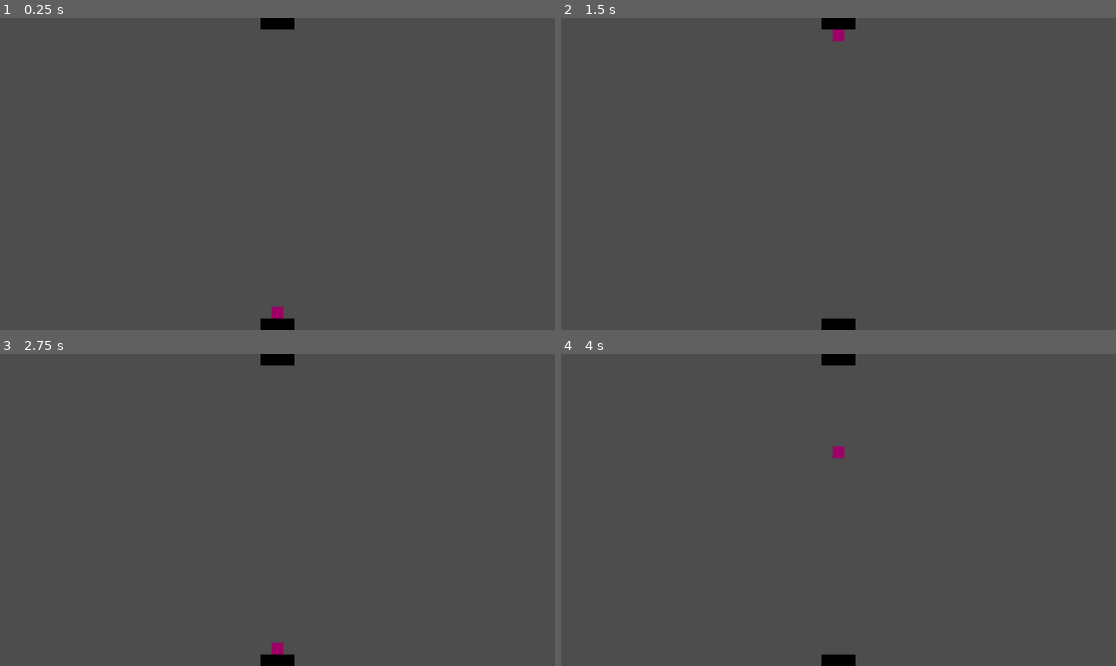
Above: before the commit, frames 1-4 (two rows, left to right).
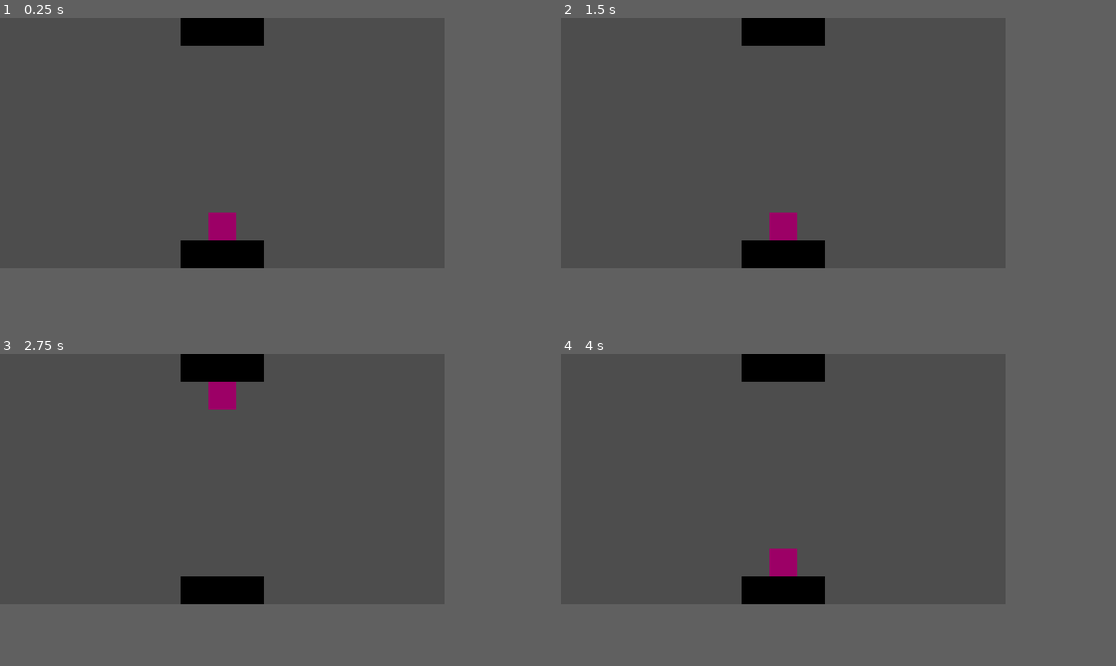
Above: after the commit, the same moments.

Repository: SpoopCats/FiniteStateMachine
Game: Godot game, scene res://scenes/main.tscn
Same seed, same stepped clock (60 frames per second), same inputs: the game is played once before the commit and once after it.
Inputs:
- Up to frame 1 (0.25 s): no input
- Up to frame 2 (1.5 s): tap Enter (ui_accept) at 0.5, 0.77 s
- Up to frame 3 (2.75 s): tap Enter (ui_accept) at 1.52 s
- Up to frame 4 (4 s): tap Enter (ui_accept) at 2.75, 3.02, 3.77 s
The window is 799x449 before the commit and 640x360 after it. Grey fills any space a smaller window leaves; there, only what the larger window draws over its background counts as a difference.

The runs differ from the first frame. In frame 1, 3.6% of the frame differs, in the area x 32-54%, y 0-100%; in frame 2, 3.6%; in frame 3, 3.6%; in frame 4, 3.6%.

Commit message:
Configured screen for pixel art
2d render set to snap to nearest.
1920 x 1080 / 3 = 640 x 360.
Readjusted player and pedestals to correct positions on this new screen. They still need to be resized.

Diff:
--- a/project.godot
+++ b/project.godot
@@ -16,5 +16,11 @@
 
 [display]
 
-window/size/viewport_width=1920
-window/size/viewport_height=1080
+window/size/viewport_width=640
+window/size/viewport_height=360
+window/size/mode=3
+window/stretch/mode="viewport"
+
+[rendering]
+
+2d/snap/snap_2d_transforms_to_pixel=true
--- a/scenes/main.tscn
+++ b/scenes/main.tscn
@@ -6,10 +6,10 @@
 [node name="Main" type="Node2D"]
 
 [node name="TopPedestal" parent="." instance=ExtResource("1_ci7hf")]
-position = Vector2(960, 20)
+position = Vector2(320, 20)
 
 [node name="BtmPedestal" parent="." instance=ExtResource("1_ci7hf")]
-position = Vector2(960, 1060)
+position = Vector2(320, 340)
 
 [node name="Player" parent="." instance=ExtResource("2_t7qp4")]
-position = Vector2(960, 1020)
+position = Vector2(320, 300)
--- a/scenes/player/wait_btm.gd
+++ b/scenes/player/wait_btm.gd
@@ -7,7 +7,7 @@
 	pass
 
 
-func Update( delta: float):
+func Update(delta: float):
 	if Input.is_action_just_pressed('ui_accept'):
 		Transitioned.emit(self, "movingup")
 
